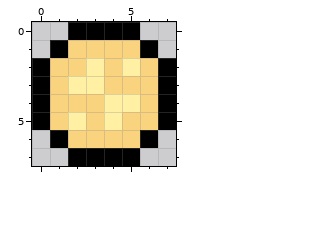
A pixel-art file gets an edit: Sprites/aseprite/Bullet_Medium.aseprite. The picture above was drawn from the file before the commit.
8x8 pixels, 1 frame.
The same view after the edit:
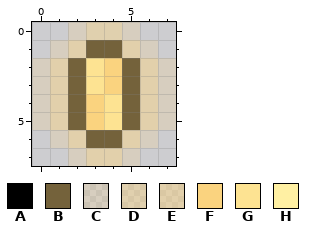
Palette (. is transparent): A #000000  B #74623b  C #fad37f37  D #fad37f6c  E #fad37f76  F #fad37f  G #fde392  H #fff0a3
The commit says: Added player damage. Spruced up bullets
Changes in this commit:
layer "Layer 2" opacity 46% added
--- layer "Layer 2"
@@ x 0..7 @@
-0 ..AAAA..
-1 .AFFFFA.
-2 AFFHFHFA
-3 AFHHFFFA
-4 AFFFHHFA
-5 AFHFHFFA
-6 .AFFFFA.
-7 ..AAAA..
+0 ..CDDC..
+1 .CEBBEC.
+2 CEBGFBEC
+3 CEBGFBEC
+4 CEBFGBEC
+5 CEBFGBEC
+6 .CEBBEC.
+7 ..CEEC..
Boxes around the changes in both pictures, in picture pixels (x1, y1, x2, y2):
changed: (32, 22, 176, 166)
